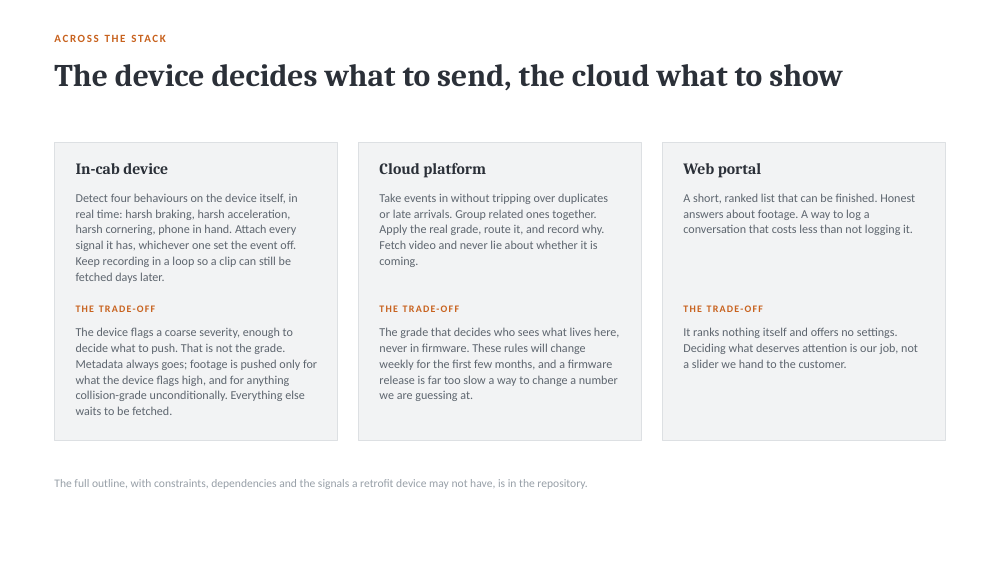
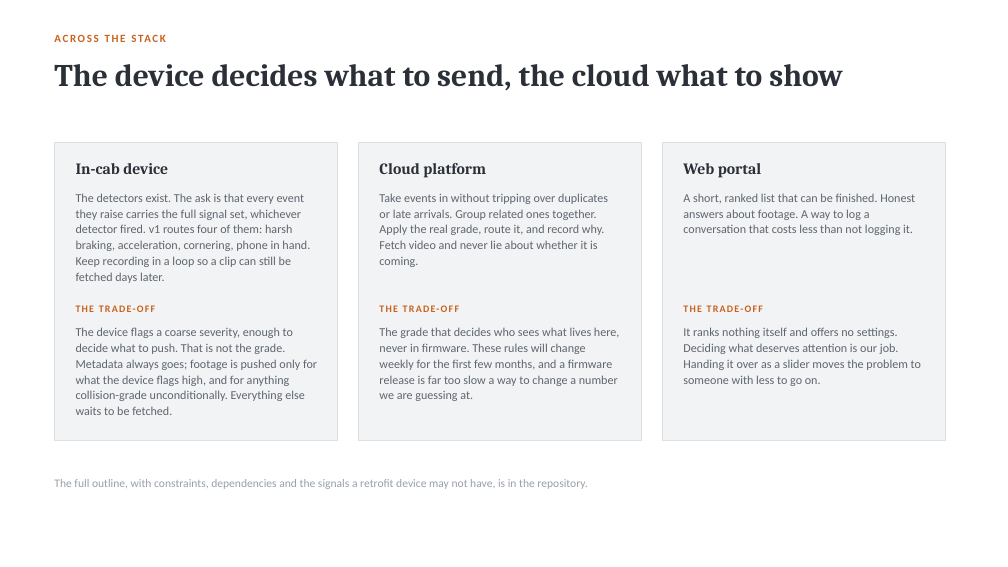
Before and after one commit to dannydaley76/cameramatics-product-brain, a slide deck: slide 6 of deck/cameramatics-danny-daley.pptx. Drawn at 1008x567 pixels with LibreOffice and Linux fonts; fonts in the diff are those of the drawing. Boxes give left, top, right and bottom in pixels: in the first picture for what was removed or moved away, otherwise in the second. Text is boxed around its words. In the diff, an @@ line names an element or a change of style, - is before the commit and + after.

```diff
--- a/deck/cameramatics-danny-daley.pptx
+++ b/deck/cameramatics-danny-daley.pptx
@@ text at box(76, 193, 310, 283): text changed @@
-Detect four behaviours on the device itself, in real time: harsh braking, harsh acceleration, harsh cornering, phone in hand. Attach every signal it has, whichever one set the event off. Keep recording in a loop so a clip can still be fetched days later.
+The detectors exist. The ask is that every event they raise carries the full signal set, whichever detector fired. v1 routes four of them: harsh braking, acceleration, cornering, phone in hand. Keep recording in a loop so a clip can still be fetched days later.
@@ text at box(683, 327, 921, 386): text changed @@
-It ranks nothing itself and offers no settings. Deciding what deserves attention is our job, not a slider we hand to the customer.
+It ranks nothing itself and offers no settings. Deciding what deserves attention is our job. Handing it over as a slider moves the problem to someone with less to go on.
```
Also in this commit, not shown: 11 other slides changed, 9 other files.
